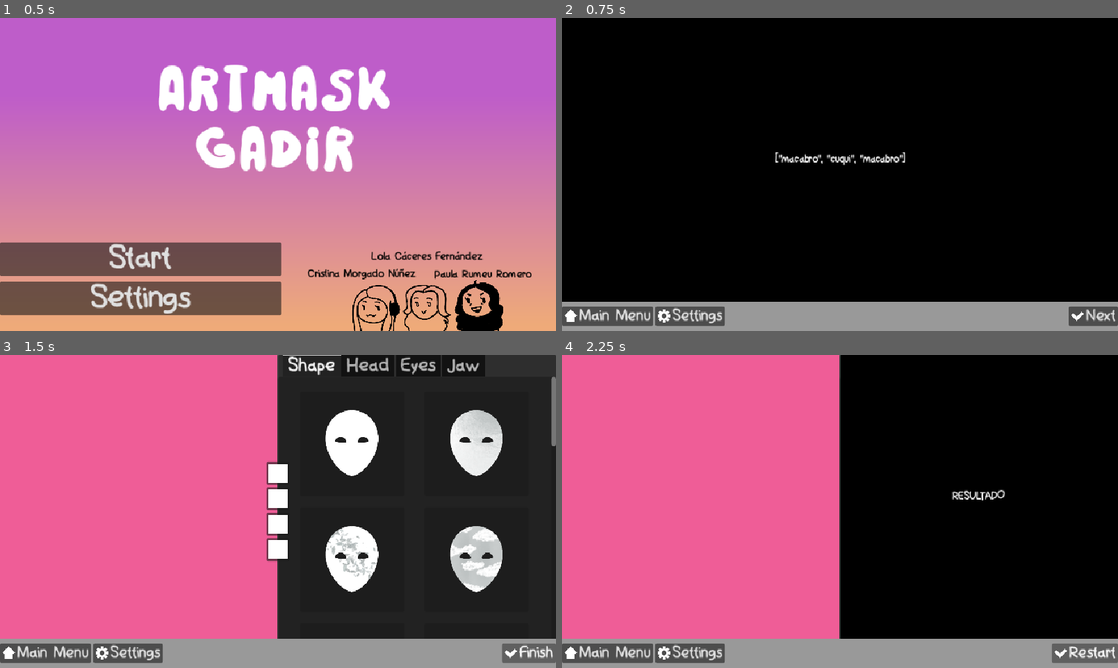
Above: before the commit, frames 1-4 (two rows, left to right).
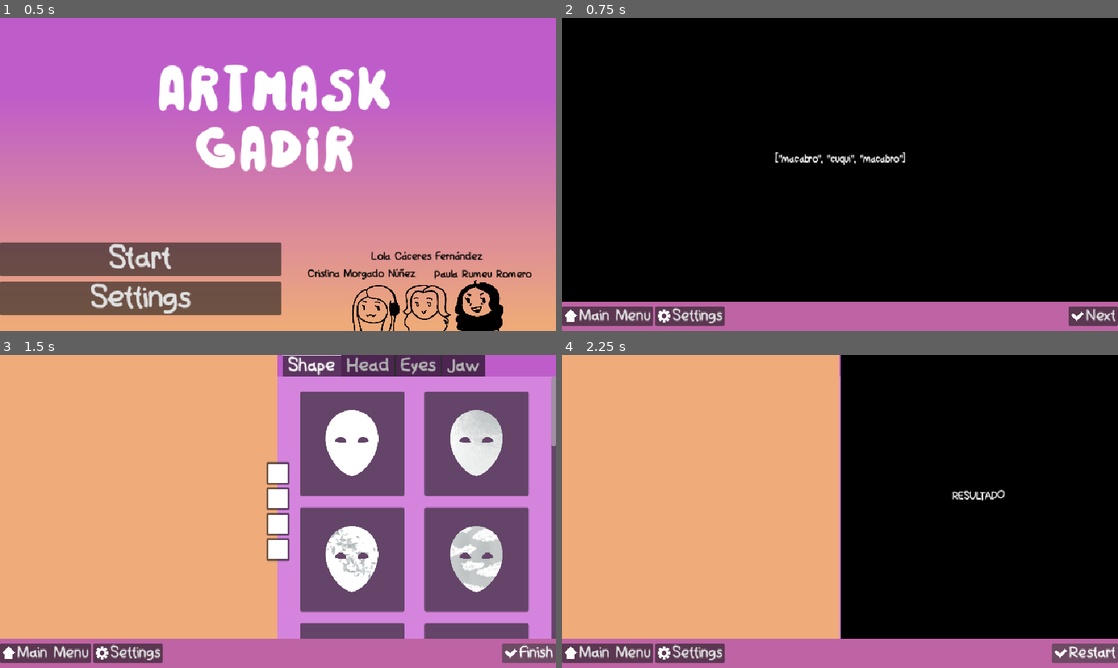
Above: after the commit, the same moments.

Repository: salem404/malagajam
Game: Godot game, scene res://scenes/main_menu.tscn
Two runs of this game, one before a commit and one after it. Both use one fixed random seed, a clock stepped at 60 frames per second and the inputs below.
Inputs:
- Up to frame 1 (0.5 s): no input
- Up to frame 2 (0.75 s): click "Start" at 0.5 s
- Up to frame 3 (1.5 s): click "Next" at 1.25 s
- Up to frame 4 (2.25 s): click "Finish" at 2 s

Frame 1 is identical in both runs. In frame 2, 7.1% of the frame differs, in the area x 0-100%, y 90-100%; in frame 3, 91%, in the area x 0-100%, y 0-100%; in frame 4, 52%.

Commit message:
feat: cambio de colores

Diff:
--- a/scenes/create.tscn
+++ b/scenes/create.tscn
@@ -11,7 +11,7 @@
 [ext_resource type="Texture2D" uid="uid://dnmsyg6ytdisu" path="res://assets/Prinbles_YetAnotherIcons (beta) (9_7_2023)/svg/White-Icon/Tick.svg" id="11_xcug1"]
 
 [sub_resource type="StyleBoxFlat" id="StyleBoxFlat_62e2m"]
-bg_color = Color(0.9384615, 0.36711675, 0.59112024, 1)
+bg_color = Color(0.9388298, 0.67120755, 0.4815184, 1)
 
 [sub_resource type="ShaderMaterial" id="ShaderMaterial_t7pq5"]
 shader = ExtResource("2_b0hbb")
@@ -21,7 +21,14 @@
 shader_parameter/intensityY = 2.0
 shader_parameter/seed = 2002.0
 
+[sub_resource type="StyleBoxFlat" id="StyleBoxFlat_b0hbb"]
+bg_color = Color(0.74509805, 0.3647059, 0.7882353, 1)
+
+[sub_resource type="StyleBoxFlat" id="StyleBoxFlat_toonf"]
+bg_color = Color(0.83244205, 0.519163, 0.86619705, 1)
+
 [sub_resource type="StyleBoxFlat" id="StyleBoxFlat_ee4bf"]
+bg_color = Color(0.7436546, 0.38700503, 0.6424372, 1)
 
 [node name="Create" type="VBoxContainer" unique_id=1630423358]
 anchors_preset = 15
@@ -88,10 +95,12 @@
 [node name="Customize" type="PanelContainer" parent="Control/Preview" unique_id=1751635438]
 layout_mode = 2
 size_flags_horizontal = 3
+theme_override_styles/panel = SubResource("StyleBoxFlat_b0hbb")
 
 [node name="ItemList" type="TabContainer" parent="Control/Preview/Customize" unique_id=55624008]
 unique_name_in_owner = true
 layout_mode = 2
+theme_override_styles/panel = SubResource("StyleBoxFlat_toonf")
 current_tab = 0
 tab_0/title = "ui_shape"
 tab_1/title = "ui_head"
